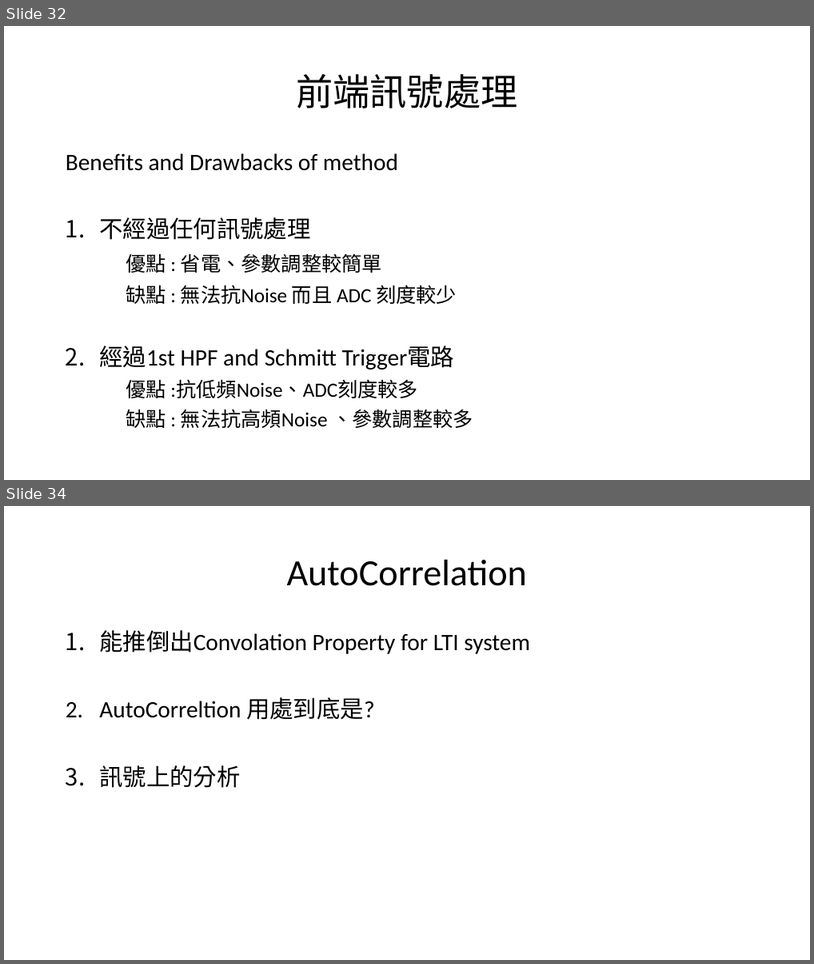
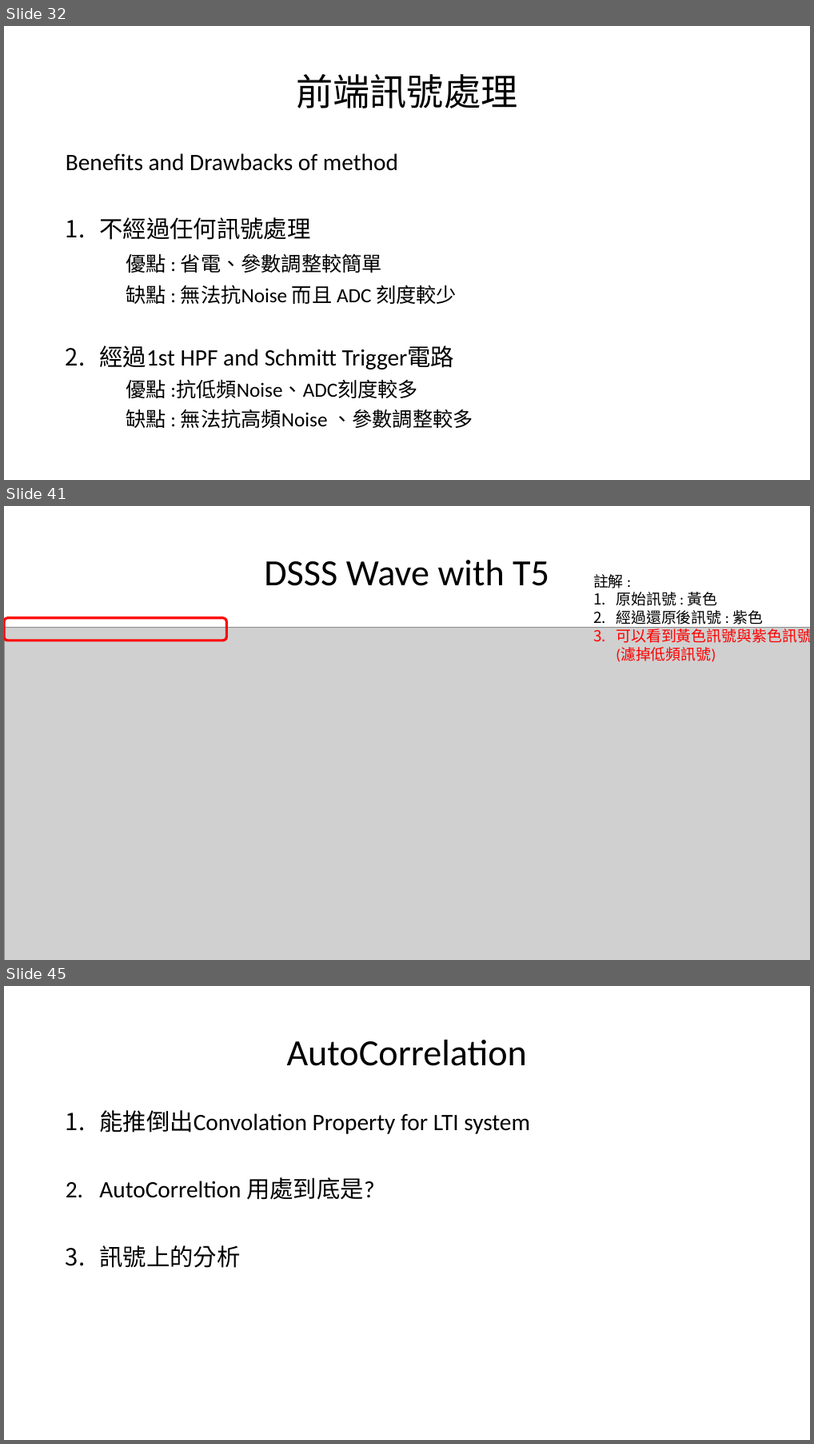
Before and after one commit to a0910281835/Summrary_PDF, a slide deck: Project_Summary_pdf/Project_Summary.pptx. Shown one above the other, each under a label of ours: slides 32 and 34 before the commit, slides 32, 41 and 45 after it; the slides between them are not shown. The pictures are 814x964 and 814x1444 pixels, drawn with LibreOffice and Linux fonts; fonts in the diff are those of the drawing; grey boxes stand for pictures. Boxes give left, top, right and bottom in pixels: in the first picture for what was removed or moved away, otherwise in the second. Text is boxed around its words. In the diff, an @@ line names an element or a change of style, - is before the commit and + after.

```diff
--- a/Project_Summary_pdf/Project_Summary.pptx
+++ b/Project_Summary_pdf/Project_Summary.pptx
@@ slide 41 added at <box>4,506,810,960</box>, background #FFFFFF @@
@@ title added at <box>264,560,550,586</box>, 44 pt, text #000000 @@
+DSSS Wave with T5
@@ text added at <box>594,574,810,662</box>, 18 pt, text #FF0000 @@
+註解 :
+1. 原始訊號 : 黃色
+2. 經過還原後訊號 : 紫色
+3. 可以看到黃色訊號與紫色訊號長相很像(濾掉低頻訊號)
@@ rounded rectangle added at <box>4,618,226,640</box>, outline #FF0000 3 pt @@
@@ picture added at <box>4,627,810,960</box> @@
@@ what was slide 34 is now slide 45 @@
```
Also in this commit, not shown: 3 slides changed, 10 other slides added.
